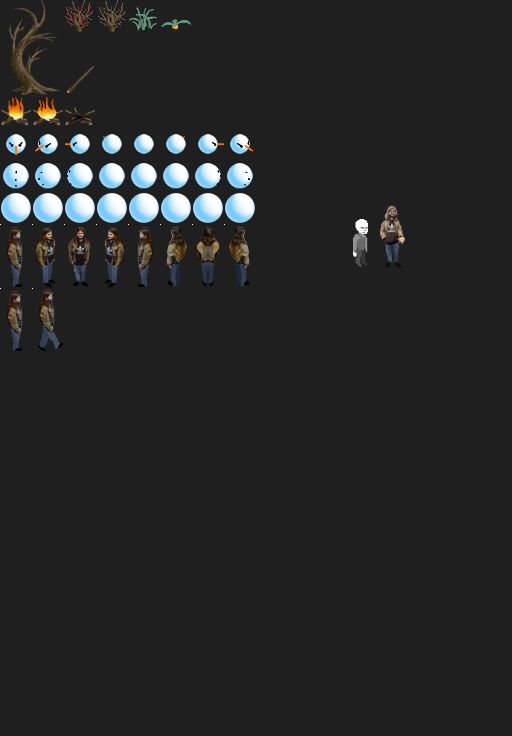
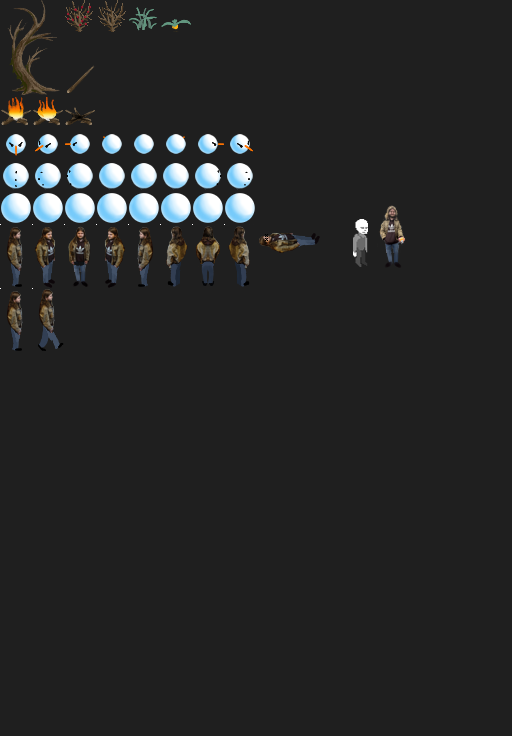
Two versions of the same layered image (512px x 736px). Layer-by-layer changes:
painted on "Characters" over 259, 232, 320, 253
